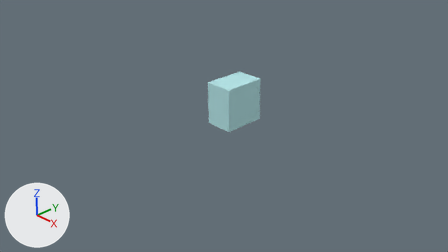
What one commit did to the Blender file courses/prog_base_3/project/opengllearn/models/wall/untitled.blend.
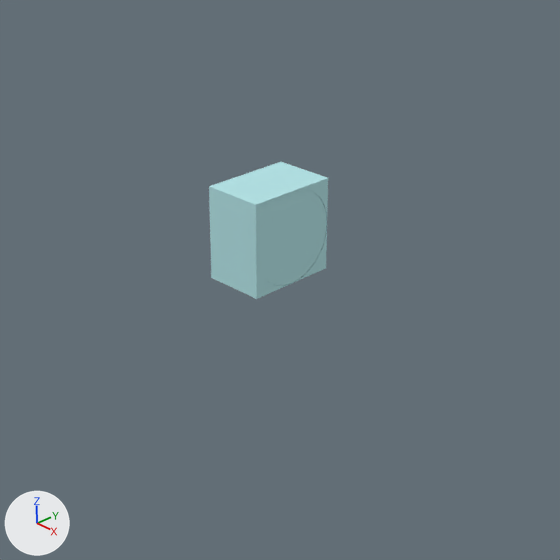
Each version appears first from the file's camera 'Camera', and next in a close-up on the part from 26% to 81% of the width and 0% to 98% of the height. The lights are fixed; the arrows at lower left show +X, +Y and +Z.
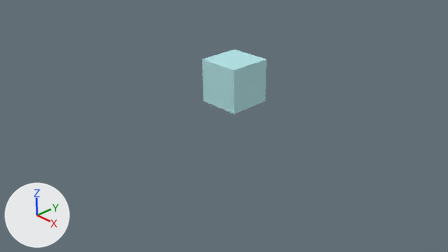
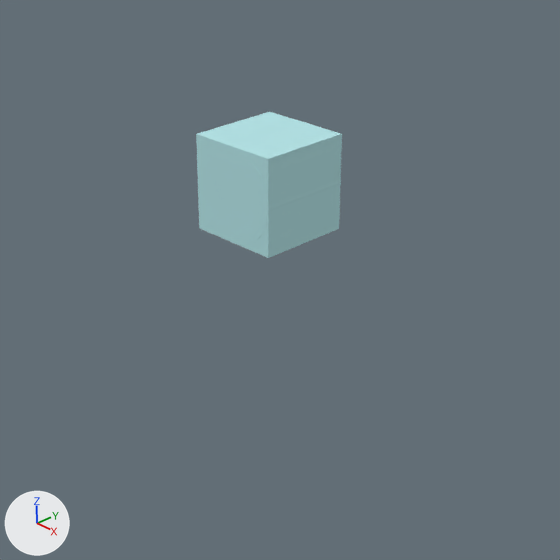
The change, as a list of edits to the scene's bpy script:
```text
Change ob_cylinder:
    ob_cylinder.location: (0.0, 0.0, 0.0) -> (0.0, 0.0, 0.5)
    ob_cylinder.rotation_euler: (1.571, 0.0, 1.571) -> (1.571, 0.0, 0.0)  # degrees (90, 0, 90) -> degrees (90, 0, 0)
    ob_cylinder.scale: (0.5, 0.5, 0.33) -> (0.502, 0.502, 0.502)
Change ob_cube:
    ob_cube.location: (0.0, 0.0, 0.0) -> (0.0, 0.0, 0.5)
    ob_cube.rotation_euler: (0.0, 0.0, 0.0) -> (1.571, 0.0, 1.571)  # degrees (0, 0, 0) -> degrees (90, 0, 90)
    ob_cube.scale: (0.333, 0.5, 0.5) -> (0.5, 0.5, 0.5)
```

Changed parts and their boxes [x1, y1, x2, y2] in the close-ups (560 x 560 px):
'Cube', moved, turned, rescaled: before [209, 162, 328, 299]; after [196, 112, 342, 258]
'Cylinder', moved, turned, rescaled: before [256, 189, 327, 286]; after [198, 122, 341, 245]
